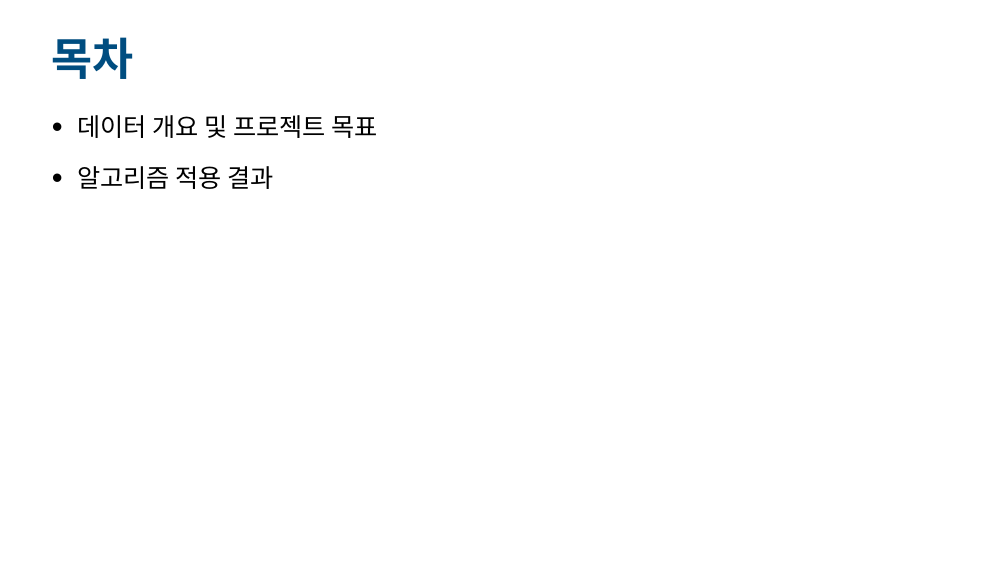
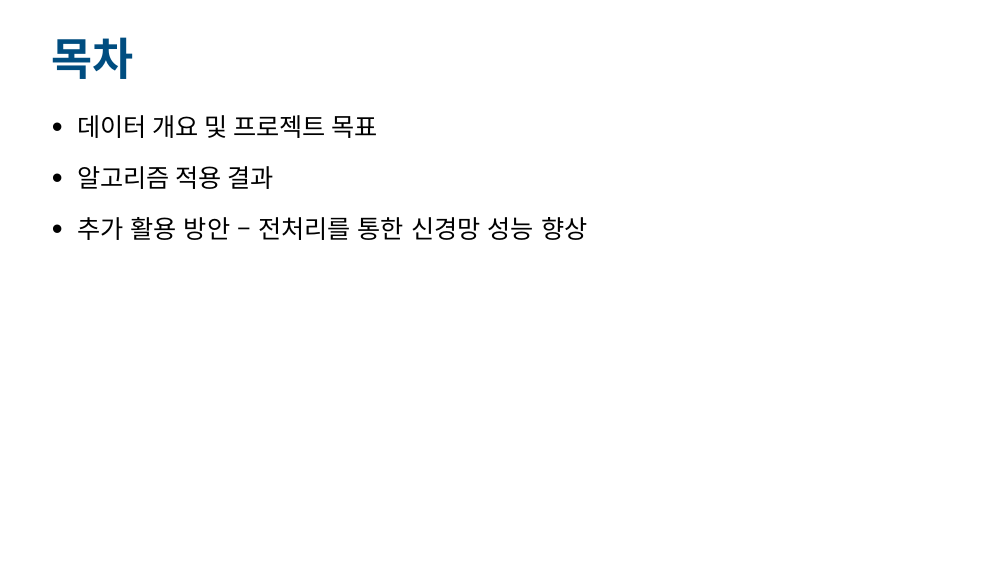
Before and after one commit to jun4879/cbnu_21_2_vision, a slide deck: slide 2 of 컴퓨터비전 중간 데이터/산업컴퓨터비전실제_중간프로젝트_김준태.pptx. Drawn at 1008x567 pixels with LibreOffice and Linux fonts; fonts in the diff are those of the drawing. Boxes give left, top, right and bottom in pixels: in the first picture for what was removed or moved away, otherwise in the second. Text is boxed around its words. In the diff, an @@ line names an element or a change of style, - is before the commit and + after.

```diff
--- a/컴퓨터비전 중간 데이터/산업컴퓨터비전실제_중간프로젝트_김준태.pptx
+++ b/컴퓨터비전 중간 데이터/산업컴퓨터비전실제_중간프로젝트_김준태.pptx
@@ text at box(77, 217, 587, 240): paragraph added @@
+• 추가 활용 방안 – 전처리를 통한 신경망 성능 향상
```
Also in this commit, not shown: 1 slide added, 2 other files.
